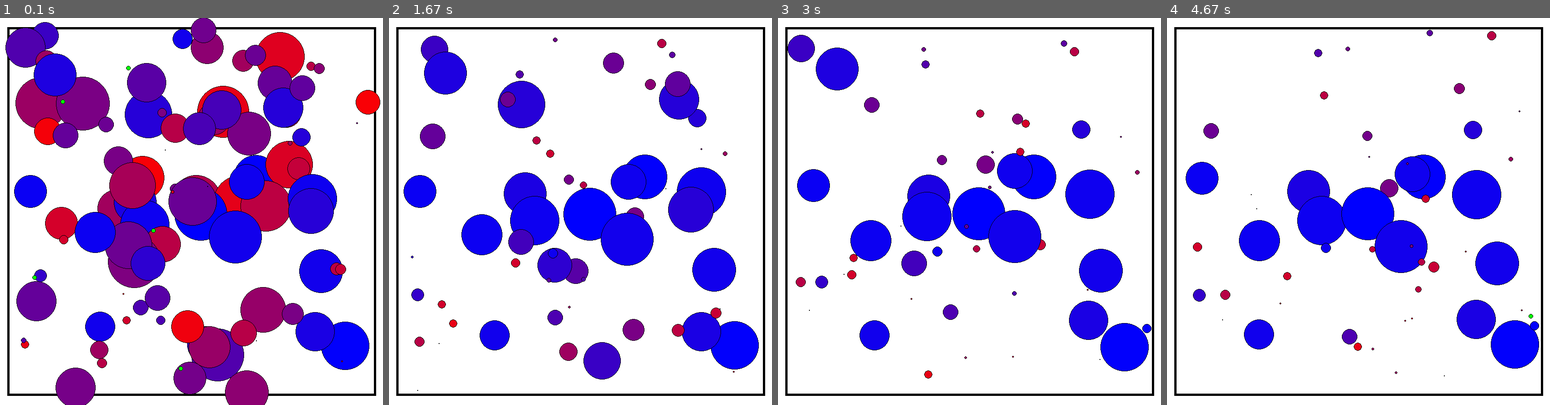
Above: before the commit, frames 1-4 (left to right).
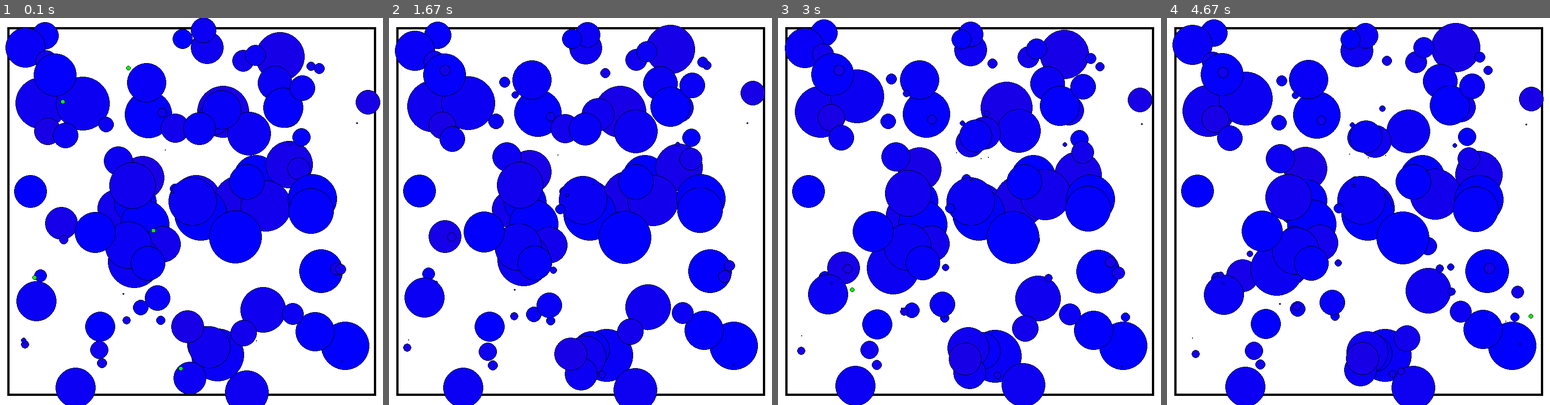
Above: after the commit, the same moments.

Repository: LeoBasov/live-sim
Game: pygame game, started from app/gui_pygame/main.py
The game is run twice, just before and just after one commit, with the same random seed, the same clock (stepped at 60 frames per second) and the same inputs.
Inputs:
- Up to frame 1 (0.1 s): no input
- Up to frame 2 (1.67 s): tap Space at 0.33, 0.73, 1.03, 1.23, 1.57 s
- Up to frame 3 (3 s): tap Space at 1.87, 2.07, 2.37, 2.63, 2.97 s
- Up to frame 4 (4.67 s): tap Space at 3.27, 3.4, 3.8, 4.1, 4.47 s

The runs differ from the first frame. In frame 1, 31% of the frame differs, in the area x 1-100%, y 0-100%; in frame 2, 33%, in the area x 1-99%, y 0-100%; in frame 3, 32%; in frame 4, 32%.

Commit message:
Modifed move function.

Diff:
--- a/app/gui_pygame/main.py
+++ b/app/gui_pygame/main.py
@@ -31,7 +31,7 @@
 
 	creature_number = 100
 	creature_sense = 1.0
-	creature_speed = 1.0
+	creature_speed = 0.1
 	creature_size = 1.0
 
 	food_number = 5
--- a/live_sim/creature.py
+++ b/live_sim/creature.py
@@ -140,22 +140,38 @@
 			self.position = self._get_new_pos_random()
 
 		elif dist_food[1] != None and dist_enemy[1] == None:
+			self._only_food(dist_food)
+
+		elif dist_food[1] == None and dist_enemy[1] != None:
+			self._only_enemy(dist_enemy)
+
+		else:
+			self._both(dist_food, dist_enemy)
+
+	def _only_food(self, dist_food):
+		self._get_food(dist_food)
+
+	def _only_enemy(self, dist_enemy):
+		if self.size > 1.2*dist_enemy[1].size:
+			self._get_food(dist_enemy)
+		elif 1.2*self.size < dist_enemy[1].size:
+			self._flee(dist_enemy)
+		else:
+			self.position = self._get_new_pos_random()
+
+	def _flee(self, dist_enemy):
+		dist_vec = dist_enemy[1].position - self.position
+
+		if dist_enemy[0] > 0.0:
+			self.position = self.position - (self.speed/dist_enemy[0])*dist_vec
+
+	def _both(self, dist_food, dist_enemy):
+		if (self._calc_rel_energy(dist_food) > self._calc_rel_energy(dist_enemy)) and (self.size > 1.2*dist_enemy[1].size):
+			self._get_food(dist_enemy)
+		elif (self._calc_rel_energy(dist_food) > self._calc_rel_energy(dist_enemy)) and (1.2*self.size > dist_enemy[1].size) and (dist_enemy[0] < dist_food[0]):
+			self._flee(dist_enemy)
+		else:
 			self._get_food(dist_food)
-
-		elif (dist_food[1] == None and dist_enemy[1] != None) and (self.size > 1.2*dist_enemy[1].size):
-			self._get_food(dist_enemy)
-
-		elif (dist_food[1] == None and dist_enemy[1] != None) and (self.size < 1.2*dist_enemy[1].size):
-			self.position = self._get_new_pos_random()
-
-		elif (self._calc_rel_energy(dist_food) > self._calc_rel_energy(dist_enemy)) or (self.size < 1.2*dist_enemy[1].size):
-			self._get_food(dist_food)
-
-		elif (self._calc_rel_energy(dist_food) < self._calc_rel_energy(dist_enemy)) and (self.size > 1.2*dist_enemy[1].size):
-			self._get_food(dist_enemy)
-
-		else:
-			self.position = self._get_new_pos_random()
 
 	def _calc_rel_energy(self, dist):
 		return dist[1].energy - dist[0]*self.speed
